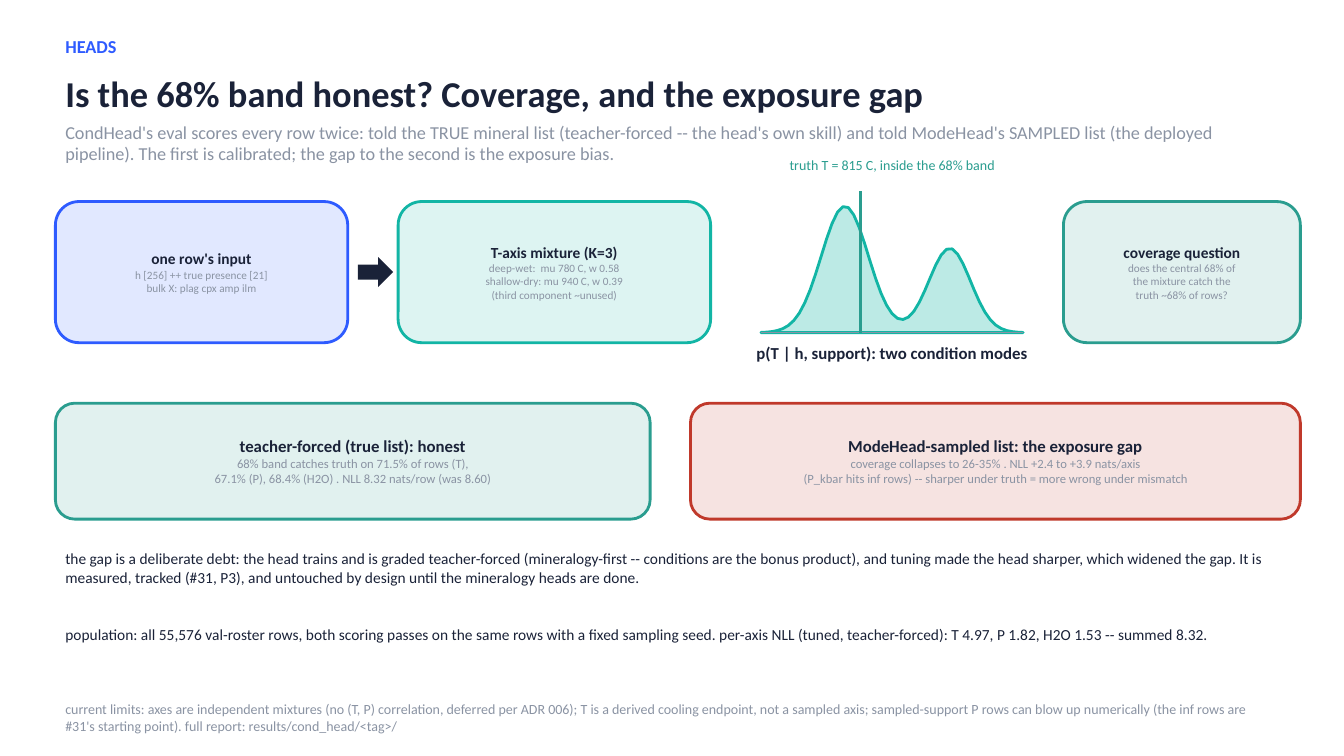
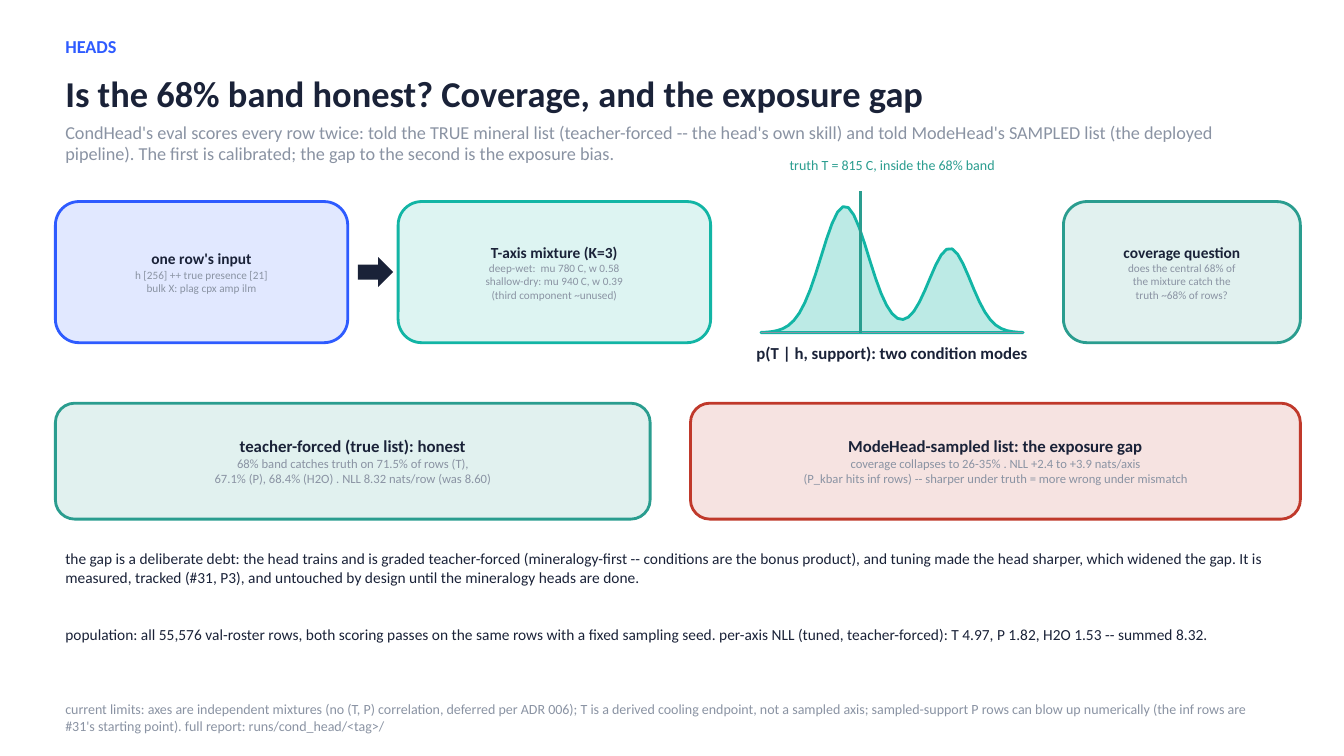
Before and after one commit to matthew-j-liu/phasecast, a slide deck: slide 19 of slides/overview.pptx. Drawn at 1344x756 pixels with LibreOffice and Linux fonts; fonts in the diff are those of the drawing. Boxes give left, top, right and bottom in pixels: in the first picture for what was removed or moved away, otherwise in the second. Text is boxed around its words. In the diff, an @@ line names an element or a change of style, - is before the commit and + after.

Commit message:
rename untracked results/ to runs/; RESULTS_ROOT becomes RUNS_ROOT

```diff
--- a/slides/overview.pptx
+++ b/slides/overview.pptx
@@ text at box(65, 704, 1246, 734): text changed @@
-current limits: axes are independent mixtures (no (T, P) correlation, deferred per ADR 006); T is a derived cooling endpoint, not a sampled axis; sampled-support P rows can blow up numerically (the inf rows are #31's starting point). full report: results/cond_head/<tag>/
+current limits: axes are independent mixtures (no (T, P) correlation, deferred per ADR 006); T is a derived cooling endpoint, not a sampled axis; sampled-support P rows can blow up numerically (the inf rows are #31's starting point). full report: runs/cond_head/<tag>/
```
Also in this commit, not shown: 3 other slides changed, 31 other files.
